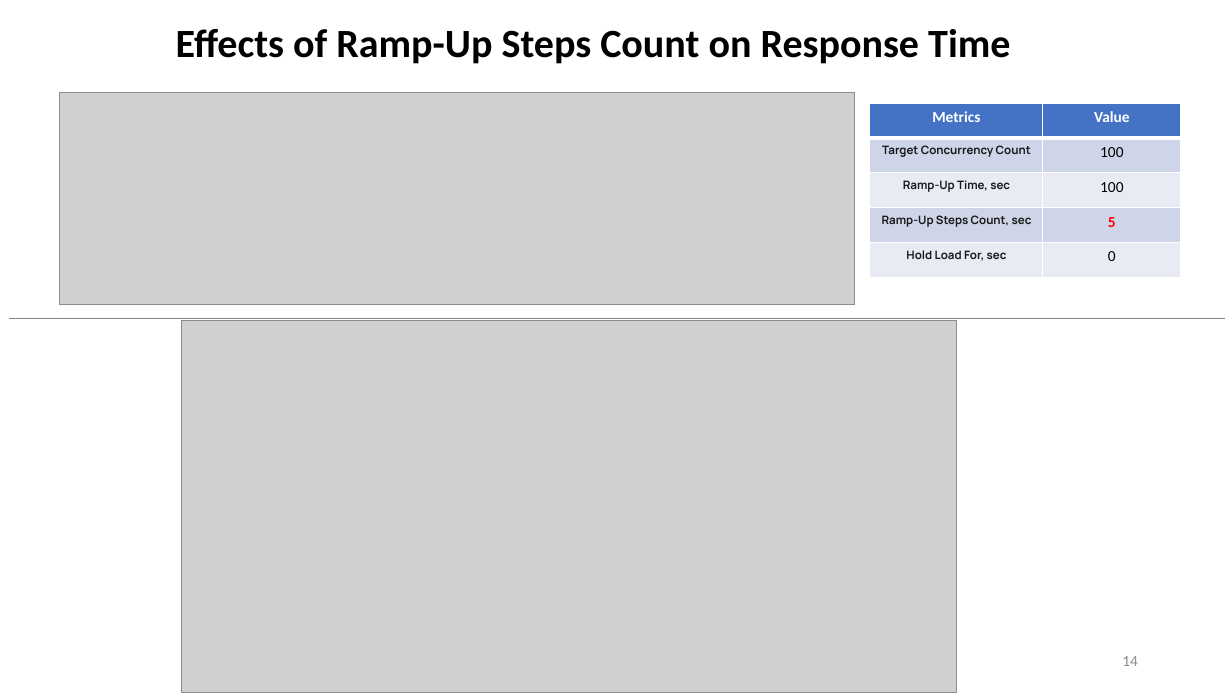
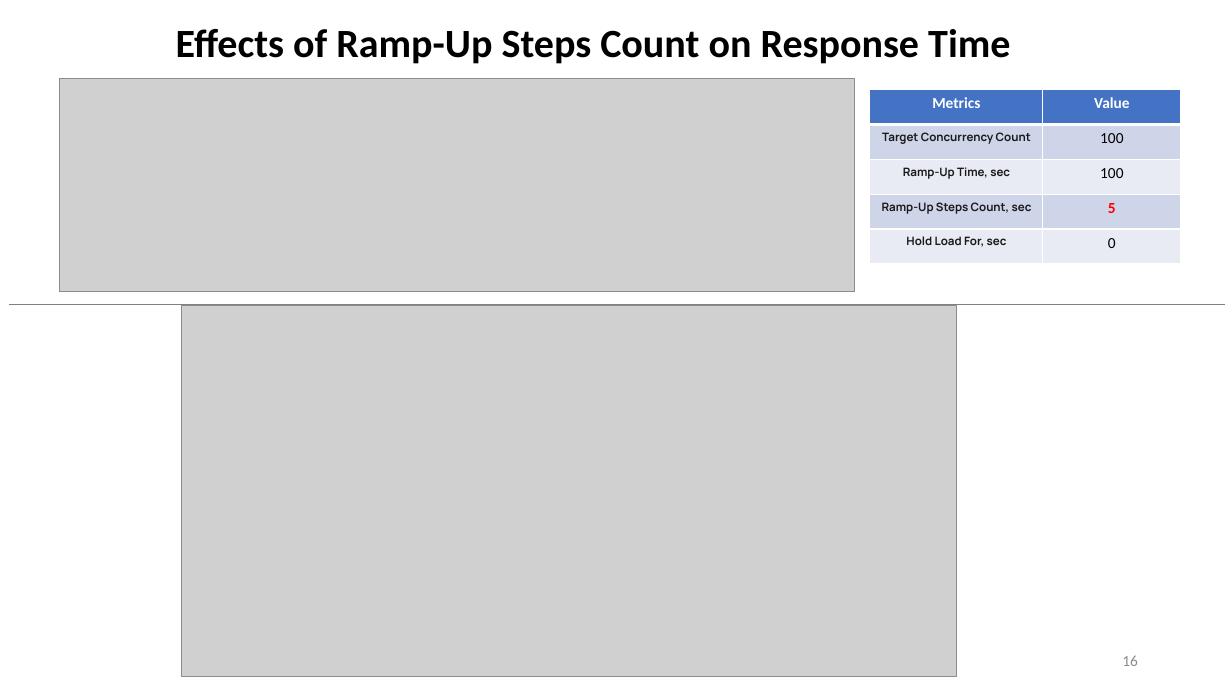
Before and after one commit to ADA-GWU/guidedresearchproject-tmehtiyev2019, a slide deck: slide 16 of presentations/Final Presentation-Tural Mehtiyev.pptx (slide 14 before the commit). Drawn at 1232x693 pixels with LibreOffice and Linux fonts; fonts in the diff are those of the drawing; grey boxes stand for pictures. Boxes give left, top, right and bottom in pixels: in the first picture for what was removed or moved away, otherwise in the second. Text is boxed around its words. In the diff, an @@ line names an element or a change of style, - is before the commit and + after.

```diff
--- a/presentations/Final Presentation-Tural Mehtiyev.pptx
+++ b/presentations/Final Presentation-Tural Mehtiyev.pptx
@@ 2 pictures, 1 table, 1 line: place and size @@
-2 pictures, 1 table, 1 line at <box>9,92,1226,692</box>
+2 pictures, 1 table, 1 line at <box>9,79,1226,677</box>
@@ page number at <box>1122,655,1138,666</box>: text changed @@
-14
+16
```
Also in this commit, not shown: 1 other slide changed, 3 slides added, 38 other files.
